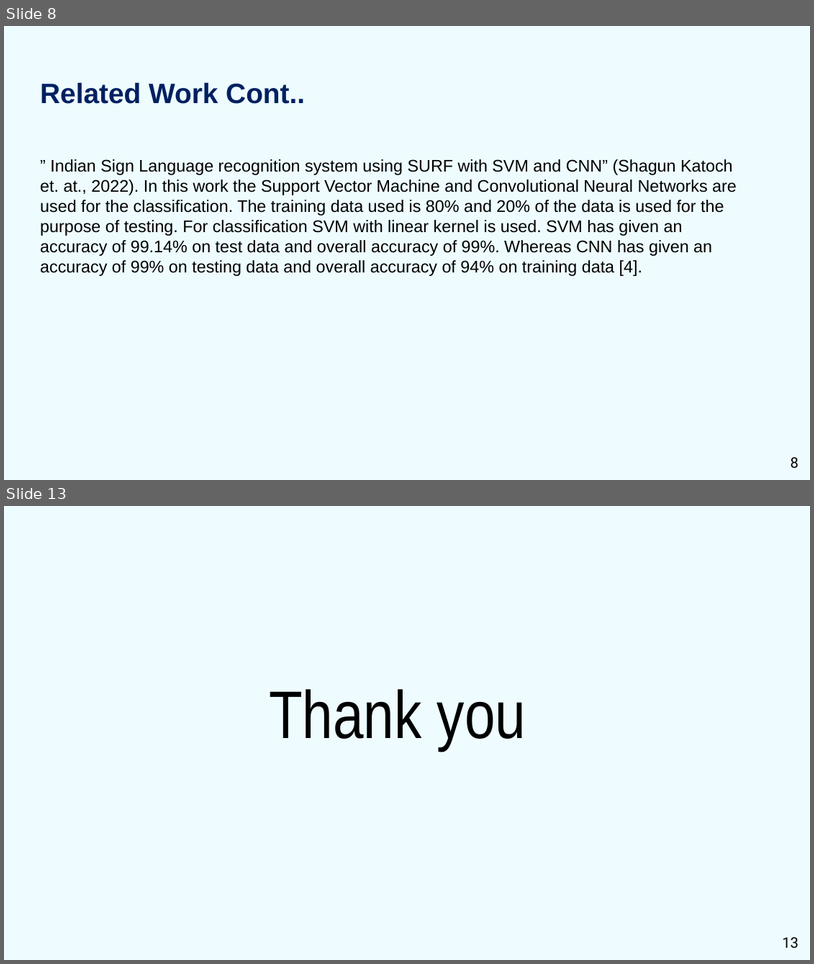
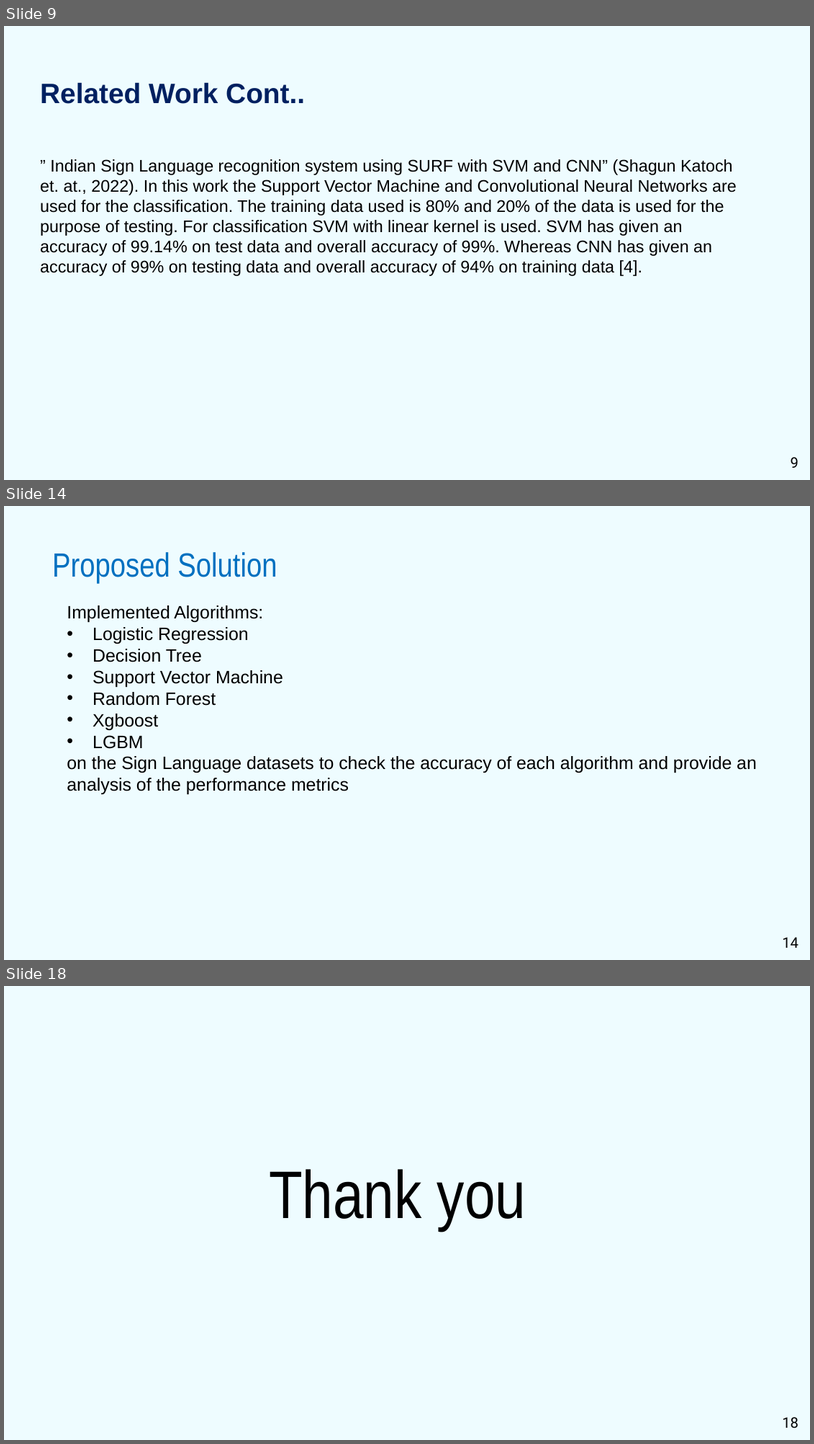
Before and after one commit to Sasank09/CS5710_13469, a slide deck: Sign Language for Alphabets/SLRS_PPT.pptx. Shown one above the other, each under a label of ours: slides 8 and 13 before the commit, slides 9, 14 and 18 after it; the slides between them are not shown. The pictures are 814x964 and 814x1444 pixels, drawn with LibreOffice and Linux fonts; fonts in the diff are those of the drawing. Boxes give left, top, right and bottom in pixels: in the first picture for what was removed or moved away, otherwise in the second. Text is boxed around its words. In the diff, an @@ line names an element or a change of style, - is before the commit and + after.

```diff
--- a/Sign Language for Alphabets/SLRS_PPT.pptx
+++ b/Sign Language for Alphabets/SLRS_PPT.pptx
@@ slide 14 added at (4, 506, 810, 960), background #EEFCFF @@
@@ title added at (52, 552, 277, 583), 30 pt, text #0070C0 @@
+Proposed Solution
@@ text added at (67, 605, 757, 794), 16 pt, text #000000 @@
+Implemented Algorithms:
+• Logistic Regression
+• Decision Tree
+• Support Vector Machine
+• Random Forest
+• Xgboost
+• LGBM
+on the Sign Language datasets to check the accuracy of each algorithm and provide an analysis of the performance metrics
@@ page number added at (782, 937, 799, 947), 13 pt, text #000000 @@
+14
@@ what was slide 8 is now slide 9 @@
@@ page number at (791, 457, 799, 467): text changed @@
-8
+9
@@ what was slide 13 is now slide 18 @@
@@ page number at (782, 1417, 799, 1428): text changed @@
-13
+18
```
Also in this commit, not shown: 6 slides changed, 5 other slides added, 1 slide removed.
